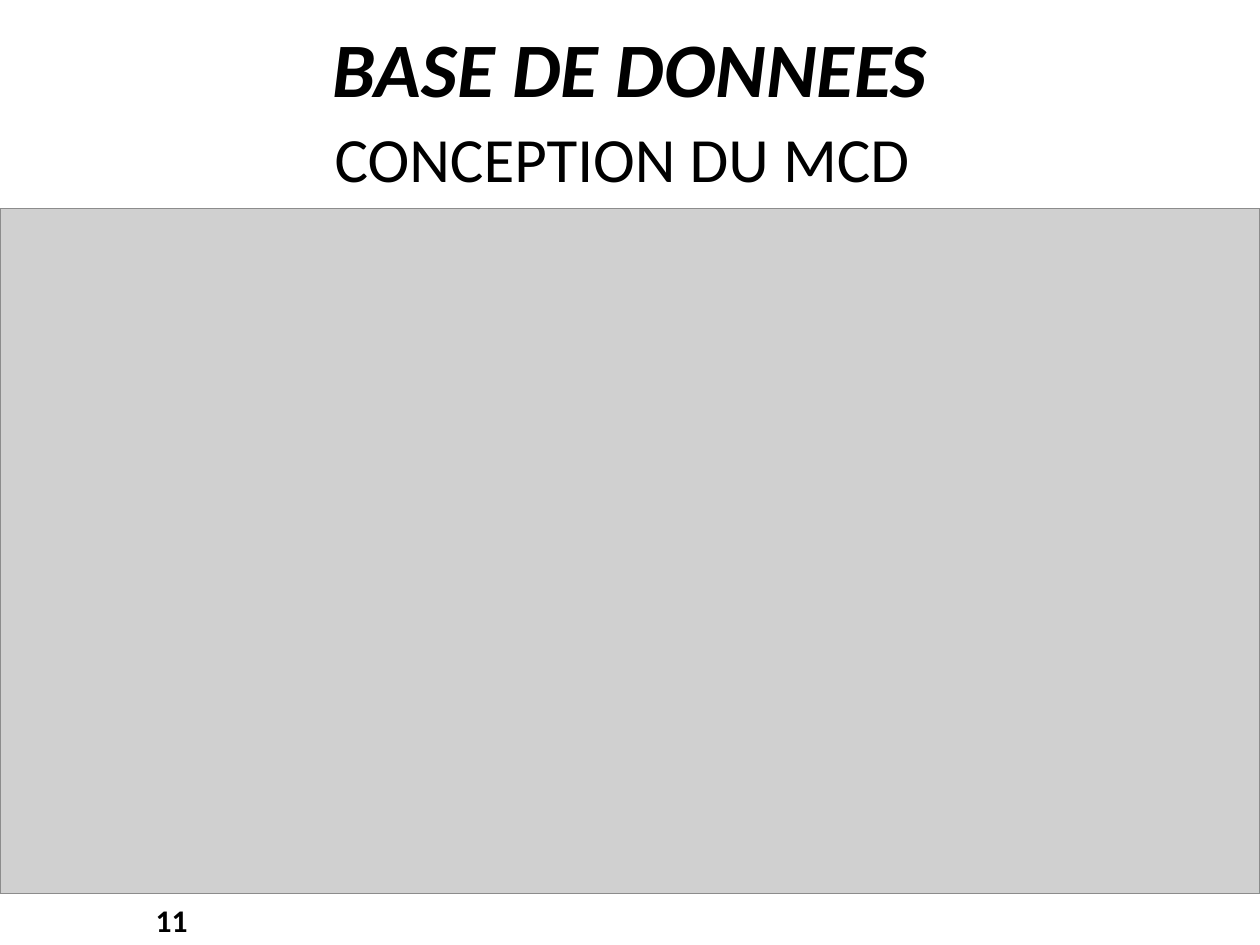
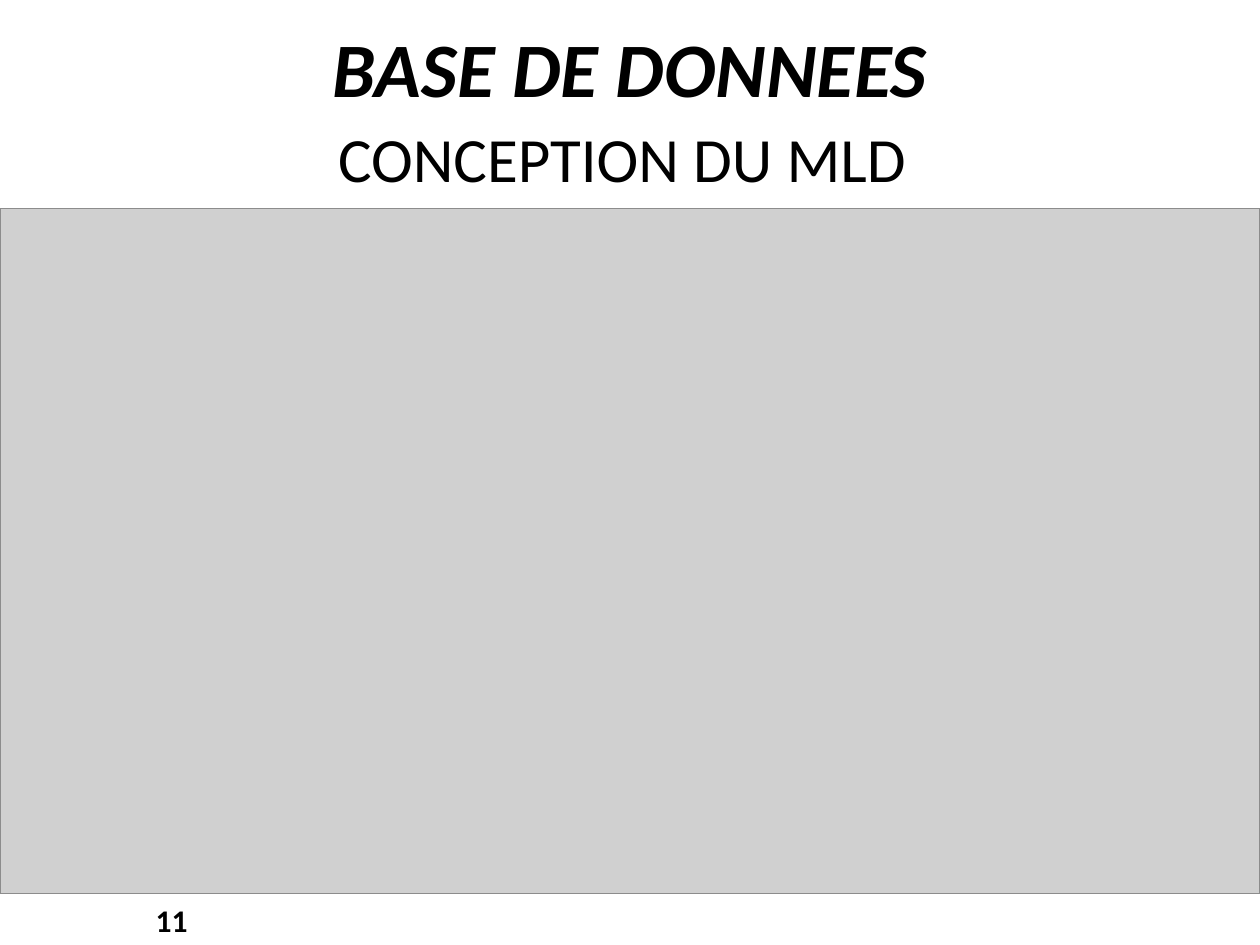
Before and after one commit to juliengeoffroy/knowledge-learning, a slide deck: slide 11 of public/docs/slides_presentation_knowledge_learning.pptx. Drawn at 1260x945 pixels with LibreOffice and Linux fonts; fonts in the diff are those of the drawing; grey boxes stand for pictures; background and template pictures are left out. Boxes give left, top, right and bottom in pixels: in the first picture for what was removed or moved away, otherwise in the second. Text is boxed around its words. In the diff, an @@ line names an element or a change of style, - is before the commit and + after.

```diff
--- a/public/docs/slides_presentation_knowledge_learning.pptx
+++ b/public/docs/slides_presentation_knowledge_learning.pptx
@@ title at [338,141,906,183]: text changed @@
-CONCEPTION DU MCD
+CONCEPTION DU MLD
```
Also in this commit, not shown: 8 other files.
